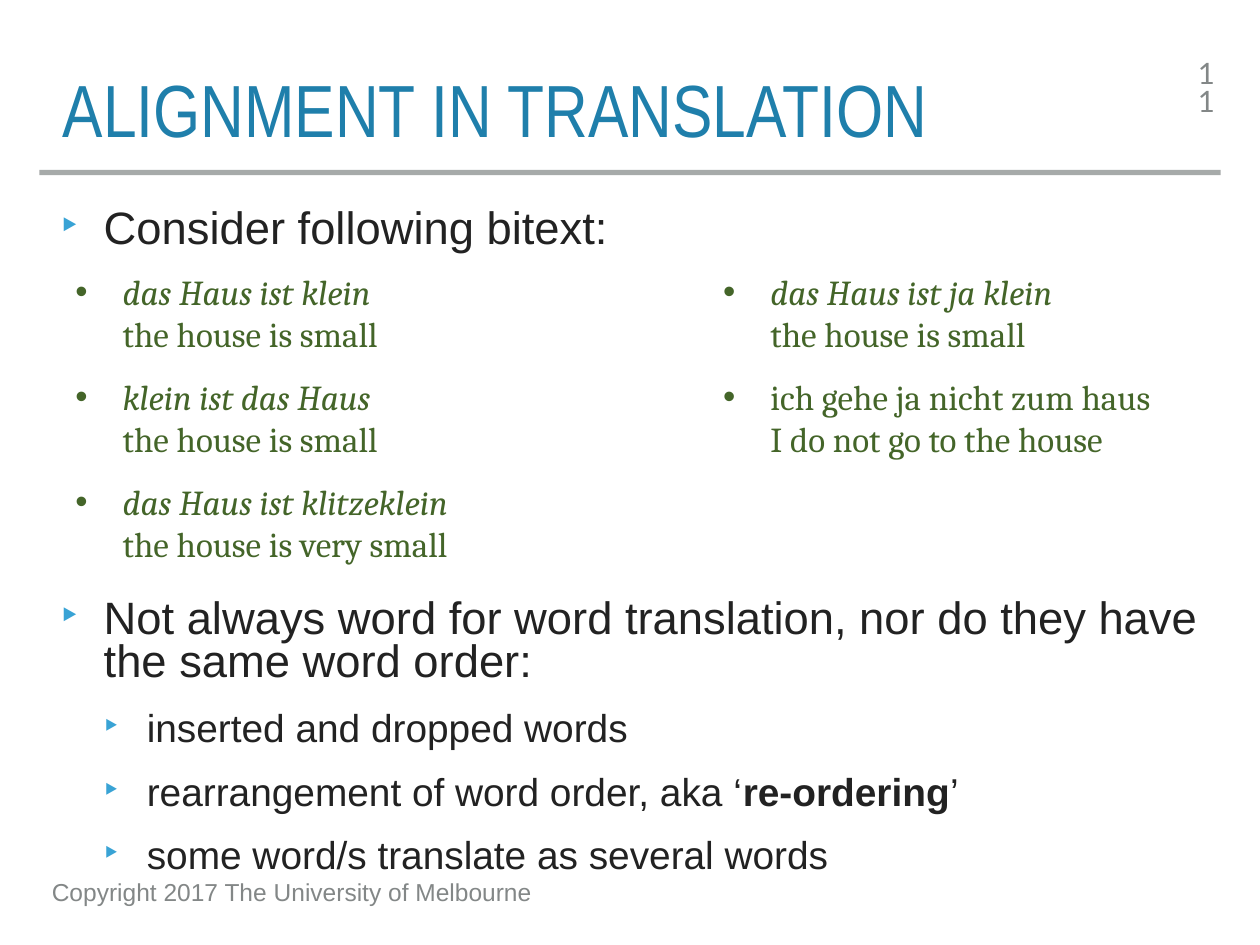
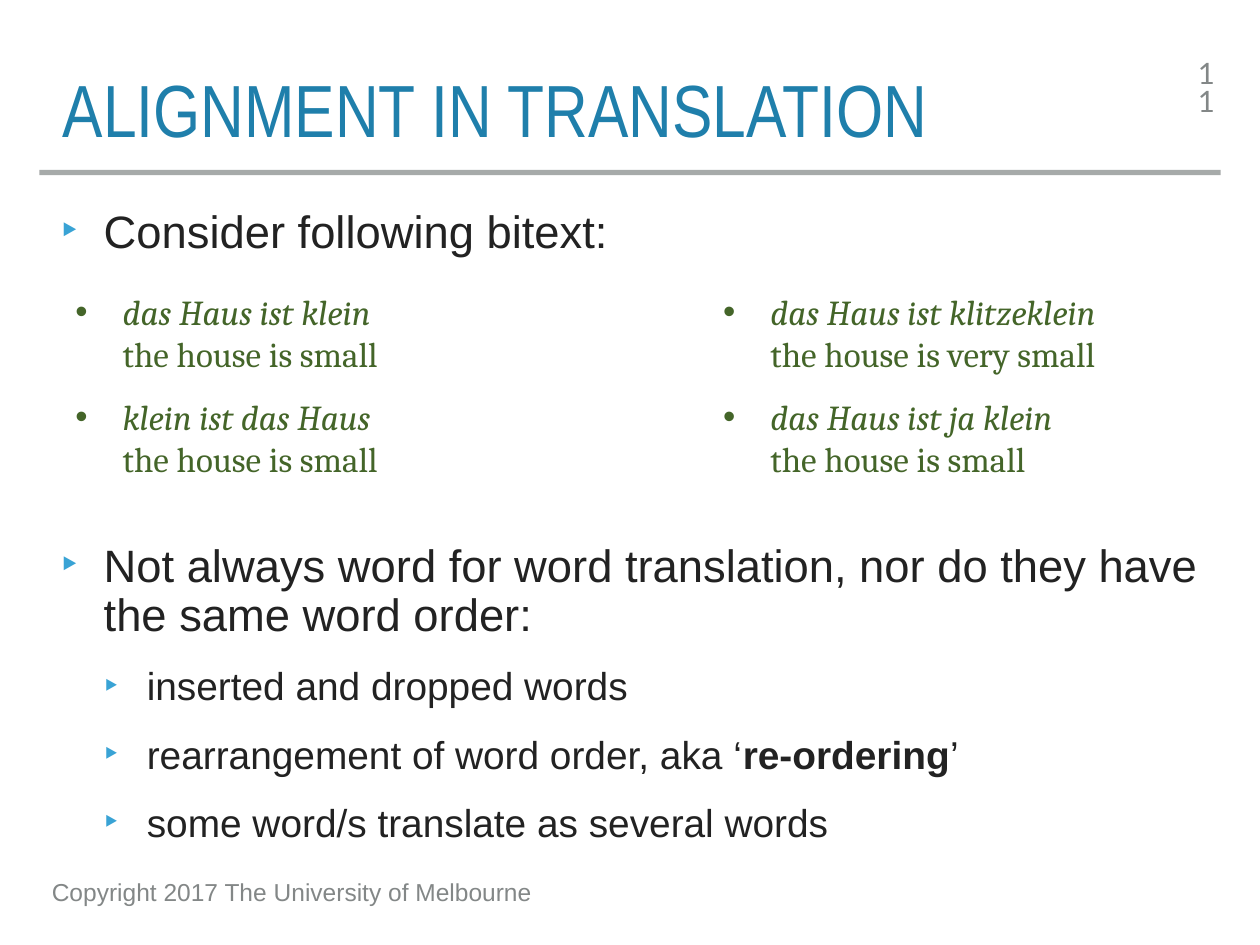
Before and after one commit to trevorcohn/comp90042, a slide deck: slide 11 of slides/WSTA_L20_machine_translation_word.pptx. Drawn at 1260x945 pixels with LibreOffice and Linux fonts; fonts in the diff are those of the drawing. Boxes give left, top, right and bottom in pixels: in the first picture for what was removed or moved away, otherwise in the second. Text is boxed around its words. In the diff, an @@ line names an element or a change of style, - is before the commit and + after.

```diff
--- a/slides/WSTA_L20_machine_translation_word.pptx
+++ b/slides/WSTA_L20_machine_translation_word.pptx
@@ text "Consider following bitext:" at <box>104,215,1197,838</box>: line spacing 0.8 to 0.9 @@
@@ text "das Haus ist klein the ...": place and size @@
-text "das Haus ist klein the ..." at <box>123,280,1151,460</box>
+text "das Haus ist klein the ..." at <box>123,300,1096,473</box>
@@ text at <box>770,385,1151,460</box>: paragraph removed @@
-  • ich gehe ja nicht zum haus
-    I do not go to the house
```
Also in this commit, not shown: 12 other slides changed, 1 other file.
